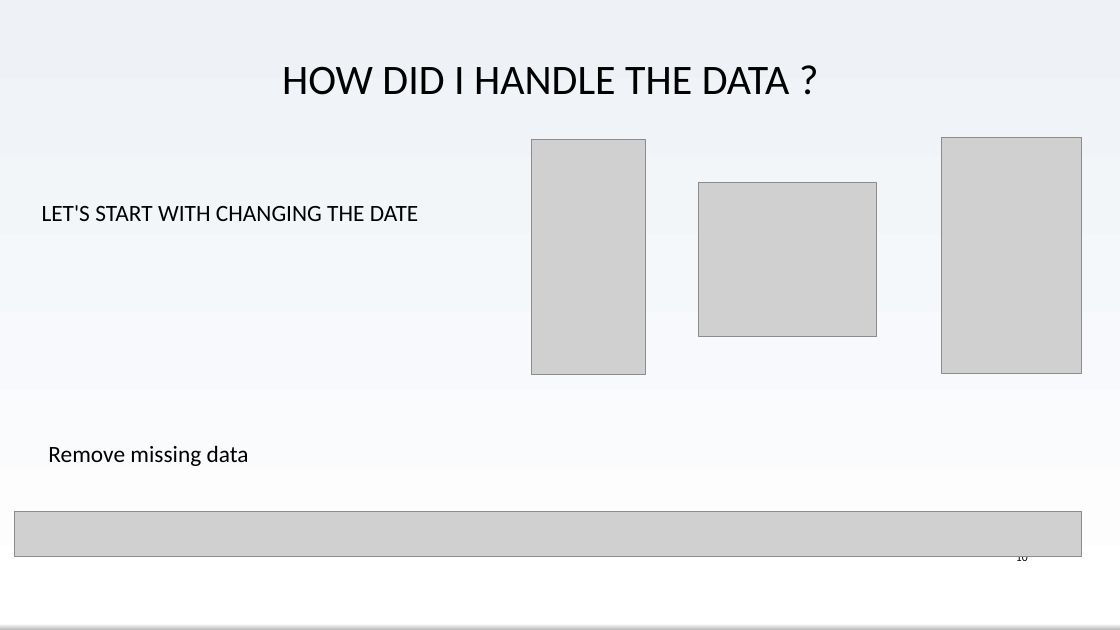
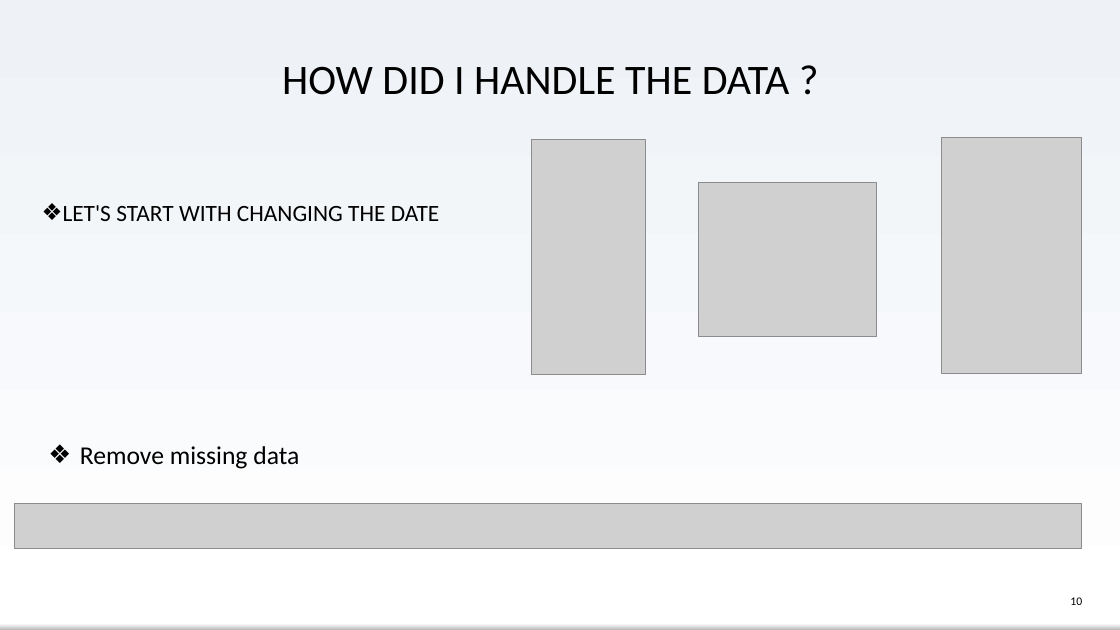
Before and after one commit to Yarin-Ben-Baruch/Real-estate-analyze, a slide deck: slide 10 of Real estate.pptx. Drawn at 1120x630 pixels with LibreOffice and Linux fonts; fonts in the diff are those of the drawing; grey boxes stand for pictures; background and template pictures are left out. Boxes give left, top, right and bottom in pixels: in the first picture for what was removed or moved away, otherwise in the second. Text is boxed around its words. In the diff, an @@ line names an element or a change of style, - is before the commit and + after.

```diff
--- a/Real estate.pptx
+++ b/Real estate.pptx
@@ text "LET'S START WITH CHANGING THE ..." at bbox=[63, 205, 440, 221]: bullet none to ❖ @@
@@ text "Remove missing data" at bbox=[80, 446, 299, 469]: size 20 to 22 pt; bullet none to ❖ @@
@@ picture: place and size @@
-picture at bbox=[14, 512, 1082, 557]
+picture at bbox=[14, 503, 1082, 549]
@@ page number: place and size @@
-page number at bbox=[1016, 556, 1028, 565]
+page number at bbox=[1070, 597, 1082, 605]
```
Also in this commit, not shown: 10 other slides changed.
